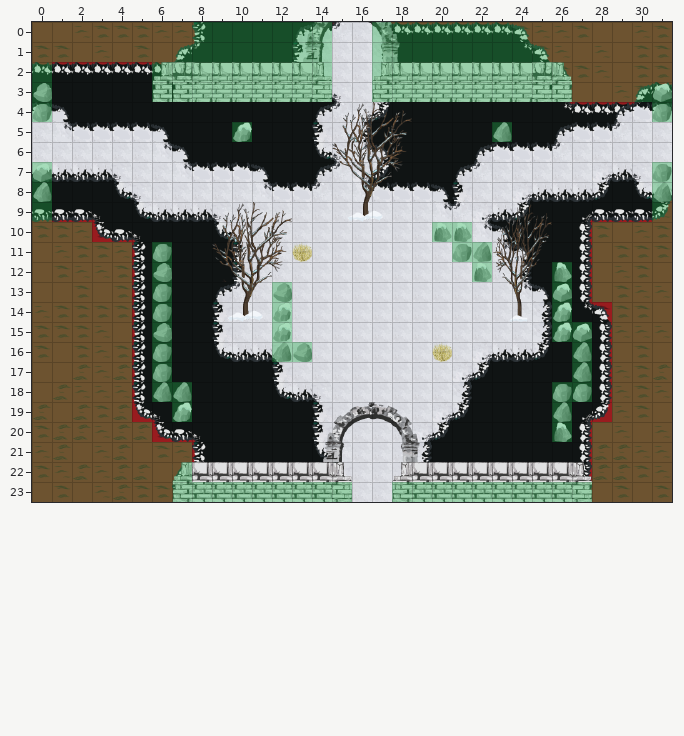
Tiled map: levels_tmx/tmx/new_start.tmx. This is how it looked before the edit.
Cells are 32x32 px. Shown: x 0..31, y 0..23.
The result:
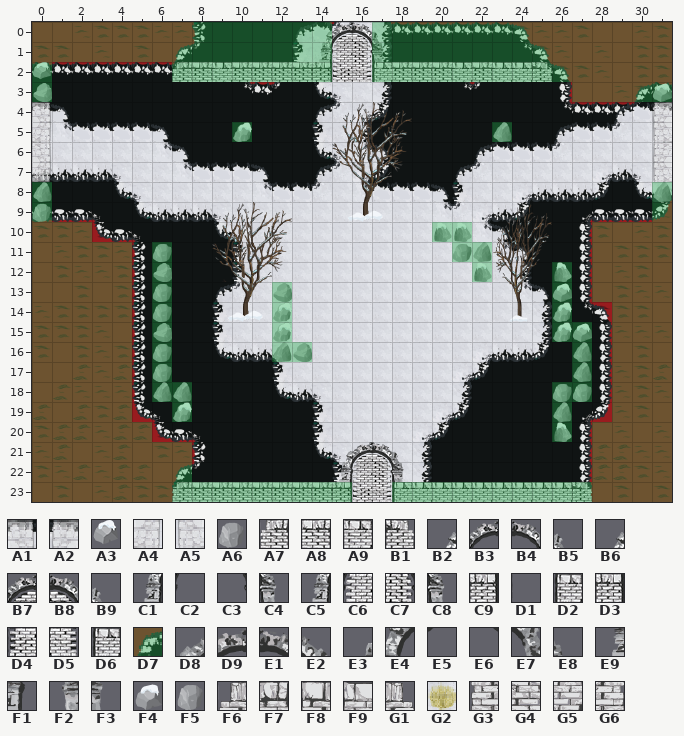
Key: from "Silent Wood-03": A1 6, A2 7, A3 9, A4 18, A5 19, A6 21, A7 26, A8 27, A9 28, B1 29; from "Silent Wood-07": B2 0, B3 1, B4 2, B5 3, B6 4, B7 5, B8 6, B9 7, C1 12, C2 13, C3 14, C4 15, C5 16, C6 17, C7 18, C8 19, C9 24, D1 25, D2 27, D3 28, D4 29, D5 30, D6 31; from "coll": D7 0; from "obj": D8 1, D9 2, E1 3, E2 4, E3 20, E4 21, E5 22, E6 23, E7 24, E8 25, E9 40, F1 41, F2 44, F3 45, F4 58, F5 59, F6 84, F7 85, F8 86, F9 88, G1 91, G2 92, G3 104, G4 105, G5 109, G6 111.
__ is an empty cell.
Tiles replaced or removed in this view: D7, D8, D9, E1, E2, E3, E4, E5, E6, E7, E8, E9, F1, F2, F3, F4, F5, F6, F7, F8, F9, G1, G2, G3, G4, G5, G6.
Tiles of an added or newly shown layer are drawn over the layers below it.
See-through tiles are keyed as they look on the map.
Changes in this commit:
Changed rows in their new state; .. is an unchanged cell.
Layer "GroundObjects":
first column x 0:
 0 .. .. .. .. .. .. .. .. .. .. .. .. .. __ B2 B3 B4 B5 __ .. .. .. .. .. .. .. .. .. .. .. .. ..
 1 .. .. .. .. .. .. .. .. .. .. .. .. .. __ C1 C2 C3 C4 __ .. .. .. .. .. .. .. .. .. .. .. .. ..
 2 A3 .. .. .. .. .. __ A7 A8 A9 A8 A8 A8 A8 C9 D1 .. D2 A8 A8 A8 A9 A8 A9 A9 B1 __ .. .. .. .. ..
 3 .. .. .. .. .. .. __ __ __ __ __ __ __ __ __ .. .. __ __ __ __ __ __ __ __ __ __ .. .. .. .. ..
 4 __ .. .. .. .. .. .. .. .. .. .. .. .. .. .. .. .. .. .. .. .. .. .. .. .. .. .. .. .. .. .. __
 7 __ .. .. .. .. .. .. .. .. .. .. .. .. .. .. .. .. .. .. .. .. .. .. .. .. .. .. .. .. .. .. __
 9 A6 .. .. .. .. .. .. .. .. .. .. .. .. .. .. .. .. .. .. .. .. .. .. .. .. .. .. .. .. .. .. ..
11 .. .. .. .. .. .. .. .. .. .. .. .. .. __ .. .. .. .. .. .. .. .. .. .. .. .. .. .. .. .. .. ..
first column x 20:
16 __
Layer "TopObjects":
first column x 7:
19 .. .. .. .. .. .. .. .. __ __ __ __ .. .. .. .. .. .. .. .. ..
20 .. .. .. .. .. .. .. __ __ __ __ __ __ .. .. .. .. .. .. .. ..
21 .. .. .. .. .. .. .. __ B2 B3 B4 B5 __ .. .. .. .. .. .. .. ..
22 __ __ __ __ __ __ __ __ C1 C2 C3 C4 __ __ __ __ __ __ __ __ __
23 A7 A8 A8 A8 A8 A8 A8 A8 C9 .. .. D2 A9 A9 A9 A9 A9 A9 A9 A9 B1
Layer "DBNorth" (now shown):
first column x 14:
 0 B6 B7 B8 B9
 1 C5 C6 C7 C8
 2 D3 D4 D5 D6
Layer "DBSouth" (now shown):
first column x 15:
21 B6 B7 B8 B9
22 C5 C6 C7 C8
23 D3 D4 D5 D6
Layer "DBWest" (now shown):
first column x 0:
 4 A1
 5 A4
 6 A1
 7 A4
Layer "DBEast" (now shown):
first column x 31:
 4 A2
 5 A5
 6 A2
 7 A5
Layer "Collision":
first column x 0:
 2 .. .. .. .. .. .. __ .. .. .. .. .. .. .. .. .. .. .. .. .. .. .. .. .. .. .. .. .. .. .. .. ..
 3 .. .. .. .. .. .. __ __ __ __ __ __ __ __ __ .. .. __ __ __ __ __ __ __ __ __ __ .. .. .. .. ..
 4 __ .. .. .. .. .. .. .. .. .. .. .. .. .. .. .. .. .. .. .. .. .. .. .. .. .. .. .. .. .. .. __
 7 __ .. .. .. .. .. .. .. .. .. .. .. .. .. .. .. .. .. .. .. .. .. .. .. .. .. .. .. .. .. .. __
Changed places in both pictures, as pixel boxes (x1, y1, x2, y2):
changed: (152, 22, 572, 102)
added: (32, 62, 51, 79)
changed: (32, 102, 52, 182)
changed: (652, 102, 672, 182)
added: (32, 203, 51, 222)
removed: (292, 242, 312, 262)
removed: (432, 342, 452, 362)
changed: (172, 402, 592, 502)
